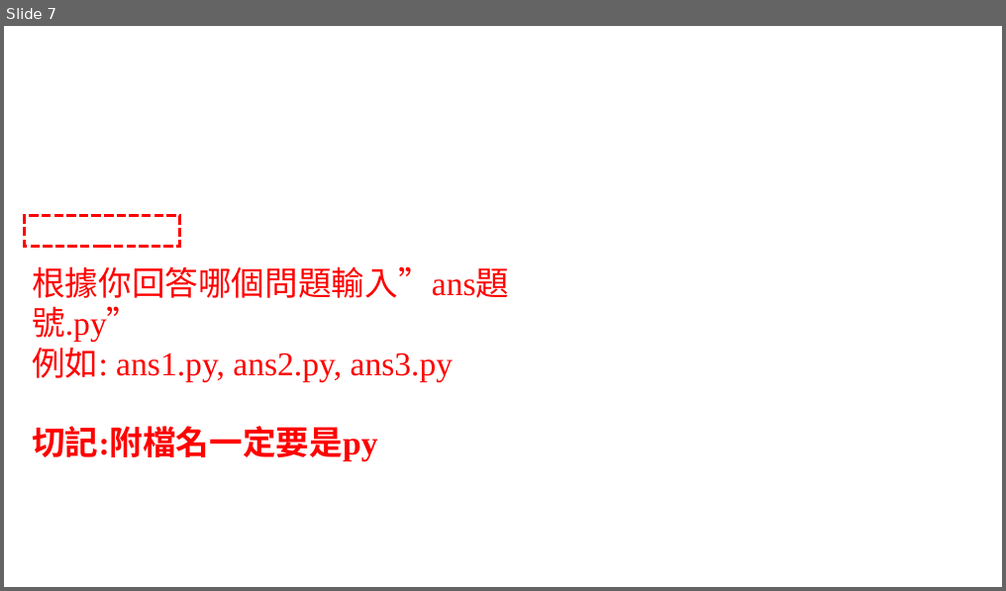
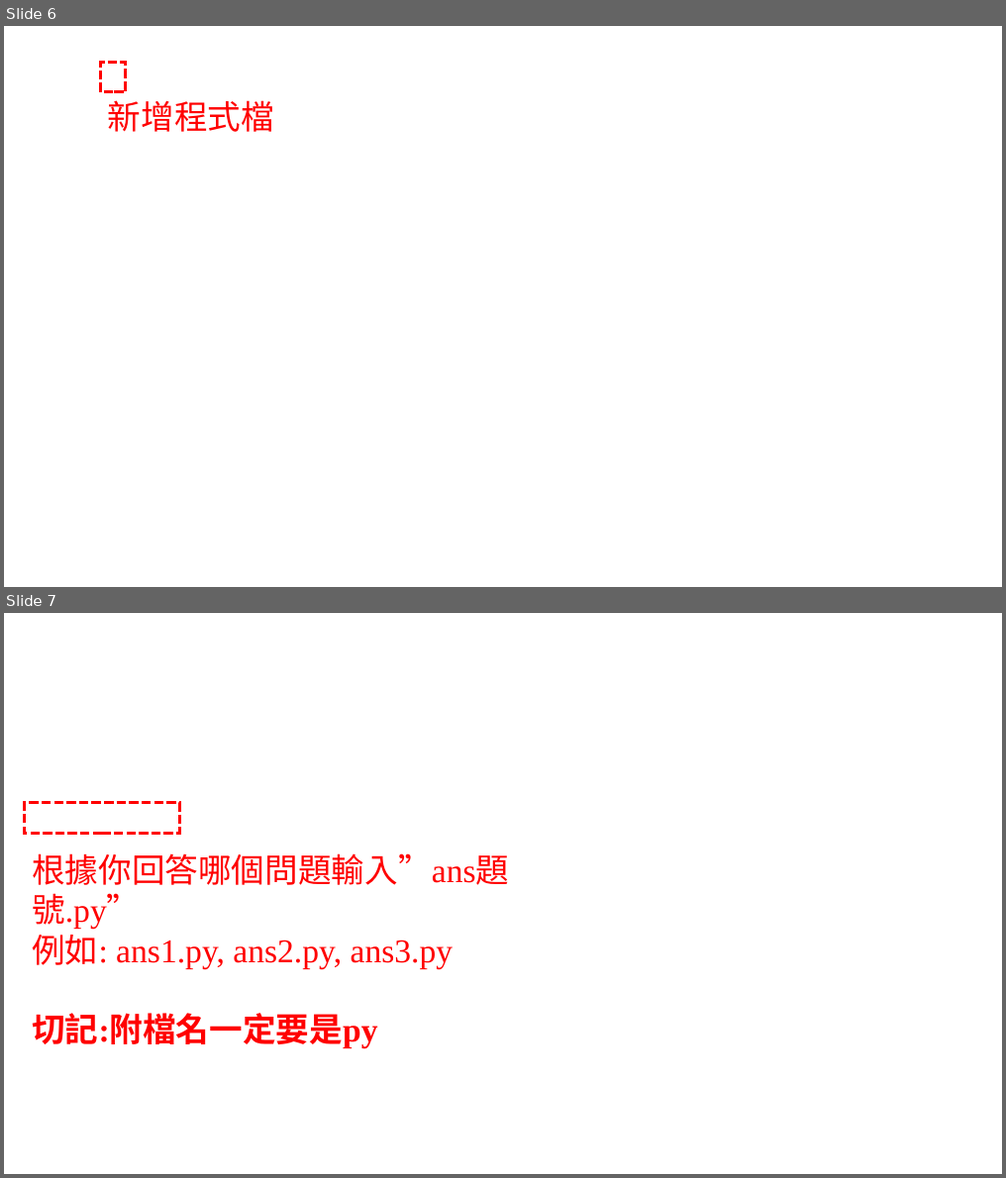
Before and after one commit to chiustin/NTHU_Application-of-Data-Science-and-Deep-Machine-Learning-in-Chemical-Engineering, a slide deck: Python/Midterm/GithubClassroom.pptx. Shown one above the other, each under a label of ours: slide 7 before the commit, slides 6 and 7 after it. The pictures are 1006x591 and 1006x1178 pixels, drawn with LibreOffice and Linux fonts; fonts in the diff are those of the drawing; background and template pictures are left out. Boxes give left, top, right and bottom in pixels: in the first picture for what was removed or moved away, otherwise in the second. Text is boxed around its words. In the diff, an @@ line names an element or a change of style, - is before the commit and + after.

```diff
--- a/Python/Midterm/GithubClassroom.pptx
+++ b/Python/Midterm/GithubClassroom.pptx
@@ slide 6 added at (4,26,1002,587), background picture (left out) @@
@@ rectangle added at (101,62,126,92), outline #FF0000 3 pt dashed @@
@@ text added at (108,100,274,132), 32 pt, text #FF0000 @@
+新增程式檔
```
Also in this commit, not shown: 2 slides changed, 1 slide removed.
